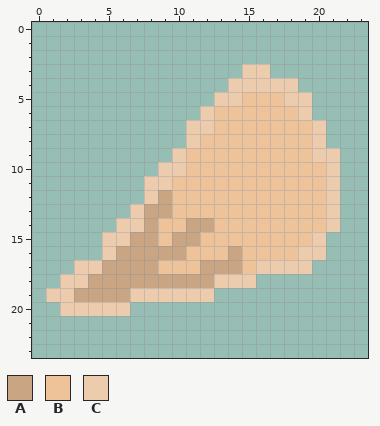
One commit to this pixel-art file: graphics/fang.ase. Above is the file before it was changed.
24x24 pixels, 1 frame.
Palette (. is transparent): A #c9a583  B #eec39a  C #edccad
Pixels before, first column x 1:
 3 ..............CC.....
 4 .............CCCCC...
 5 ............CCBBBCC..
 6 ...........CBBBBBBC..
 7 ..........CCBBBBBBBC.
 8 ..........CBBBBBBBBC.
 9 .........CBBBBBBBBBCC
10 ........CCBBBBBBBBBBC
11 .......CCBBBBBBBBBBBC
12 .......CABBBBBBBBBBBC
13 ......CAABBBBBBBBBBBC
14 .....CCABBAABBBBBBBBC
15 ....CCAABAABBBBBBBBC.
16 ....CAAAAABBBABBBBCC.
17 ..CCAAAABBBAAABCCCC..
18 .CCAAAAAAAAACCC......
19 CCAAAACCCCCC.........
20 .CCCCC...............
And afterwards:
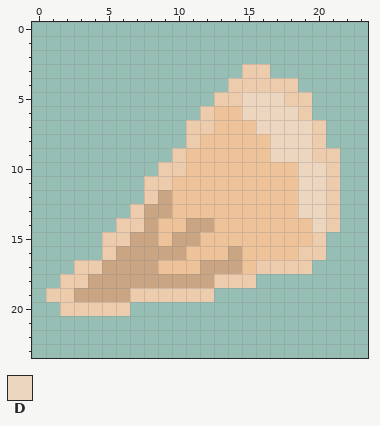
Colours new in this view: D #edd6c0
The edit:
Changed rows in their new state; - is an unchanged pixel.
first column x 15:
 5 DDD---
 6 DDDD--
 7 -DDDD-
 8 --DDD-
 9 --DDD-
10 ----DD
11 ----DD
12 ----DD
13 ----DD
14 -----D
Pixel boxes of the changes (left, top, right, bottom) in both pictures:
changed: (242, 92, 326, 232)
